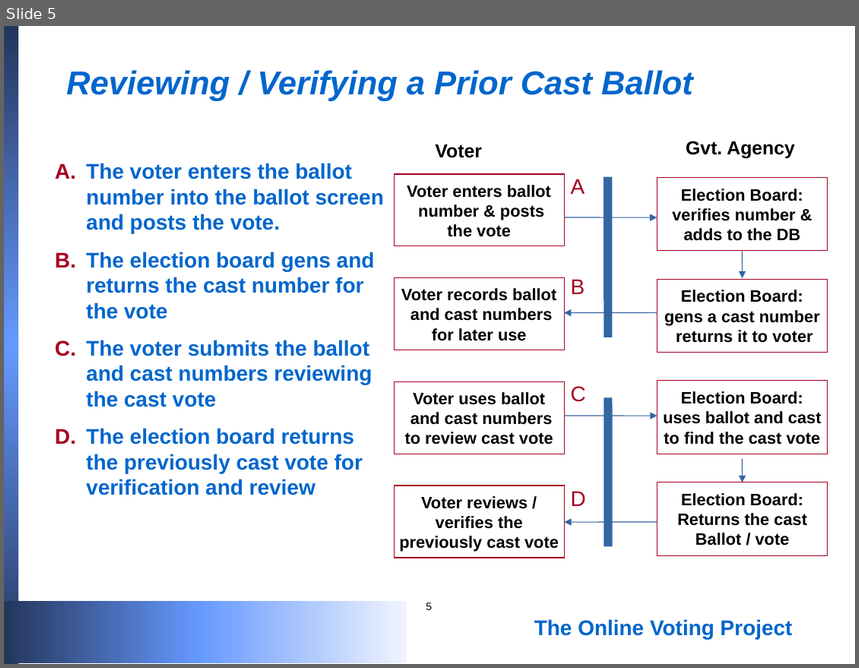
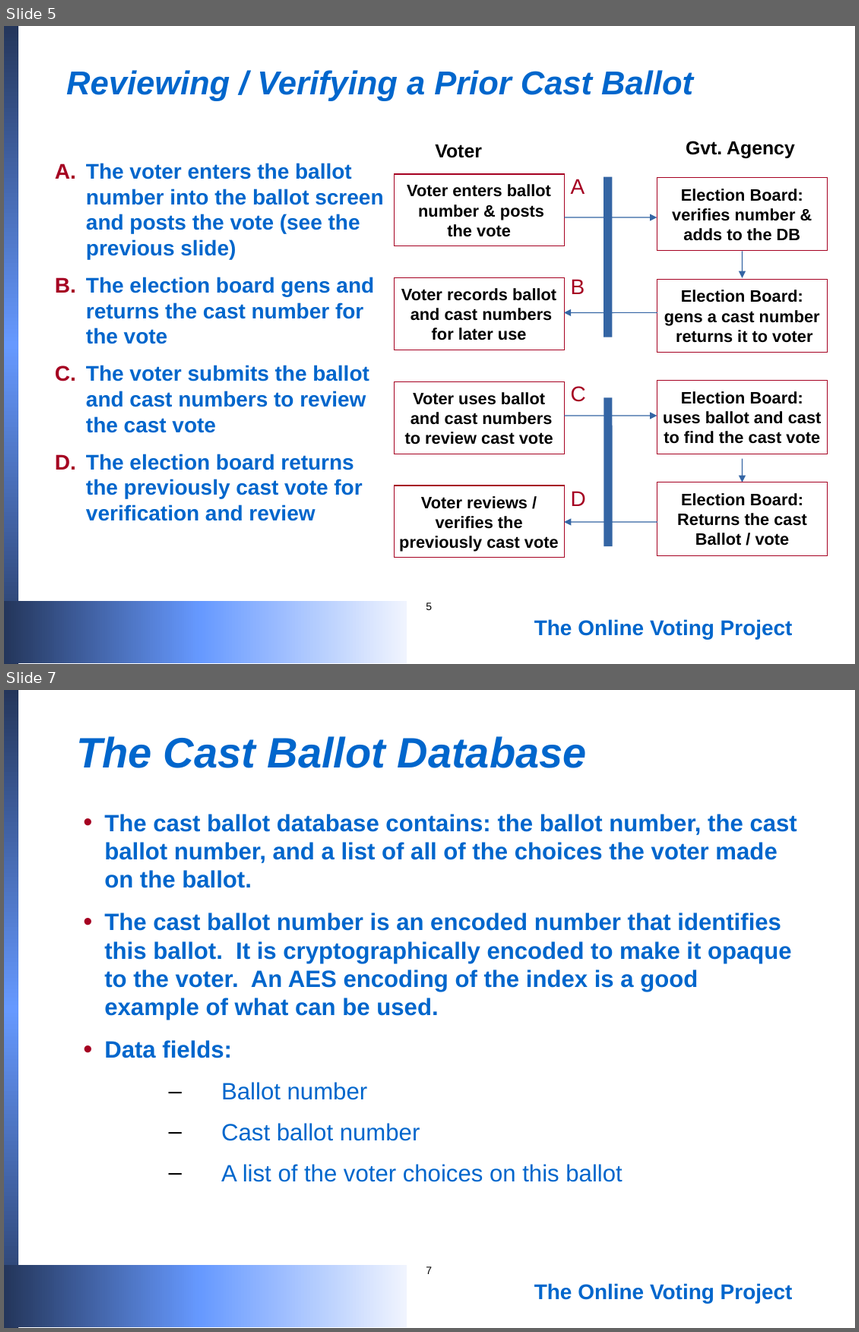
Before and after one commit to blewett/online-voting-prototype, a slide deck: voting.ppt. Shown one above the other, each under a label of ours: slide 5 before the commit, slides 5 and 7 after it; the slides between them are not shown. The pictures are 859x668 and 859x1332 pixels, drawn with LibreOffice and Linux fonts; fonts in the diff are those of the drawing. Boxes give left, top, right and bottom in pixels: in the first picture for what was removed or moved away, otherwise in the second. Text is boxed around its words. In the diff, an @@ line names an element or a change of style, - is before the commit and + after.

```diff
--- a/voting.ppt
+++ b/voting.ppt
@@ slide 7 added at (x1=4, y1=690, x2=855, y2=1328), background #FFFFFF; not listed: 7 template elements that a slide beside it also shows @@
@@ text added at (x1=76, y1=736, x2=587, y2=768), 36 pt, text #0066CC, bold, italic @@
+The Cast Ballot Database
@@ text added at (x1=104, y1=814, x2=797, y2=1182), 20 pt, text #0066CC, bold @@
+• The cast ballot database contains: the ballot number, the cast ballot number, and a list of all of the choices the voter made on the ballot.
+• The cast ballot number is an encoded number that identifies this ballot. It is cryptographically encoded to make it opaque to the voter. An AES encoding of the index is a good example of what can be used.
+• Data fields:
+  – Ballot number
+  – Cast ballot number
+  – A list of the voter choices on this ballot
@@ slide 5 changed as well @@
@@ text at (x1=86, y1=163, x2=383, y2=259): text changed @@
-A. The voter enters the ballot number into the ballot screen and posts the vote.
+A. The voter enters the ballot number into the ballot screen and posts the vote (see the previous slide)
@@ text at (x1=86, y1=365, x2=370, y2=433): text changed @@
-C. The voter submits the ballot and cast numbers reviewing the cast vote
+C. The voter submits the ballot and cast numbers to review the cast vote
```
Also in this commit, not shown: 1 other slide changed, 1 other slide added, 1 other file.
